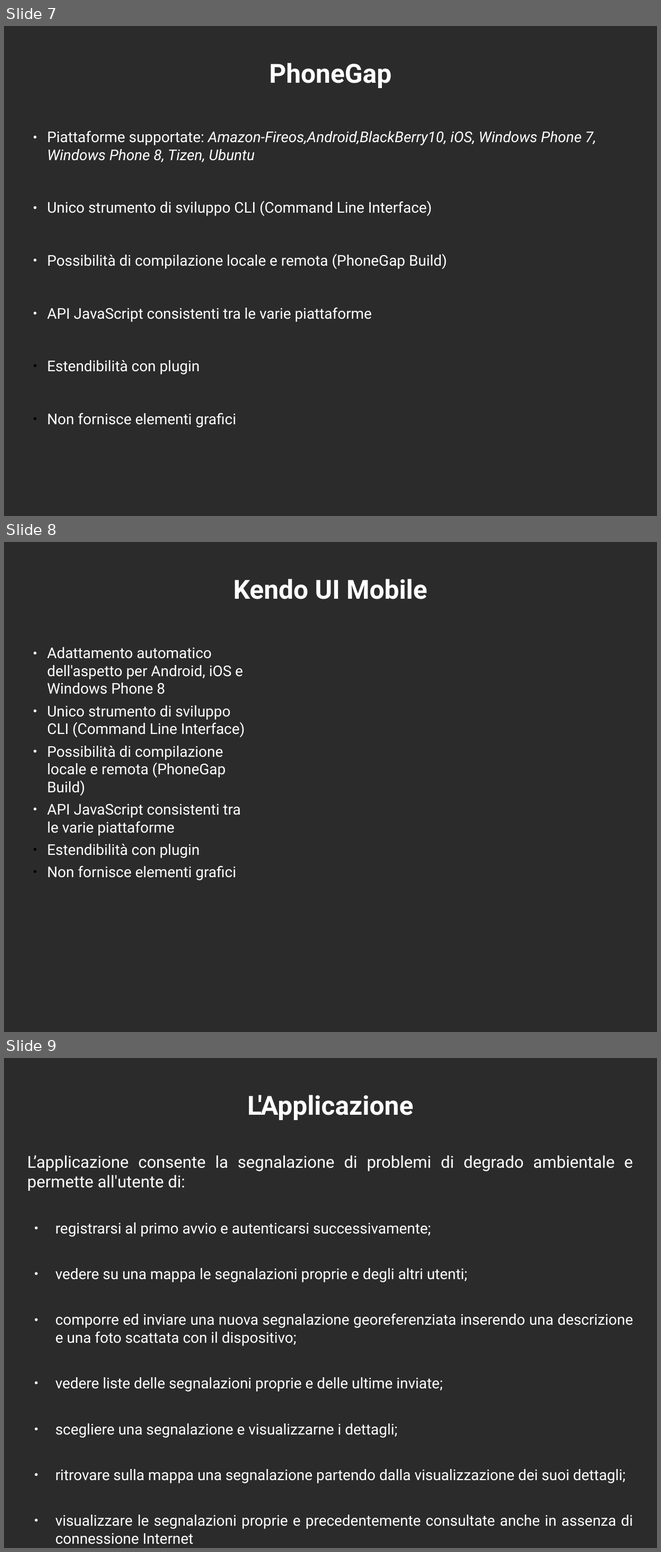
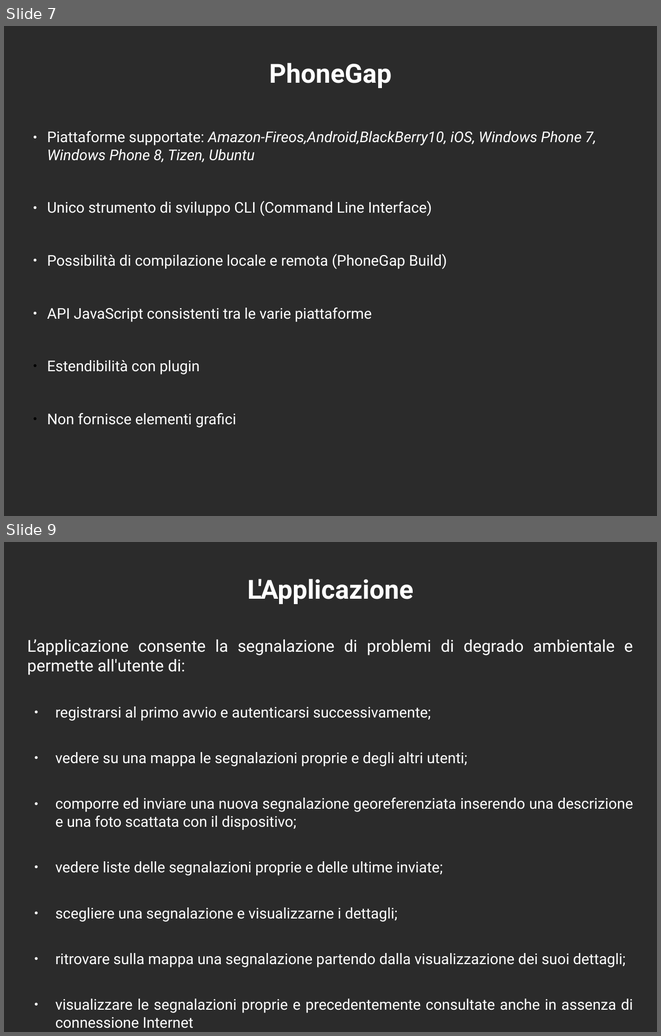
Before and after one commit to mircobe87/tesi-crossplatform, a slide deck: presentazione/presentazione.odp. Shown one above the other, each under a label of ours: slides 7, 8 and 9 before the commit, slides 7 and 9 after it; the slides between them are not shown. The pictures are 661x1552 and 661x1036 pixels, drawn with LibreOffice and Linux fonts; fonts in the diff are those of the drawing; background and template pictures are left out; a plain dark background stands for a picture behind light text. Boxes give left, top, right and bottom in pixels: in the first picture for what was removed or moved away, otherwise in the second. Text is boxed around its words. In the diff, an @@ line names an element or a change of style, - is before the commit and + after.

Commit message:
modificata slide kendoui mobile

```diff
--- a/presentazione/presentazione.odp
+++ b/presentazione/presentazione.odp
@@ slide 8 removed at (x1=4, y1=542, x2=657, y2=1032), background picture (left out) @@
@@ title removed at (x1=233, y1=579, x2=427, y2=599) @@
-Kendo UI Mobile
@@ text removed at (x1=47, y1=647, x2=245, y2=880) @@
-● Adattamento automatico dell'aspetto per Android, iOS e Windows Phone 8
-● Unico strumento di sviluppo CLI (Command Line Interface)
-● Possibilità di compilazione locale e remota (PhoneGap Build)
-● API JavaScript consistenti tra le varie piattaforme
-● Estendibilità con plugin
-● Non fornisce elementi grafici
```
Also in this commit, not shown: 1 slide added.
